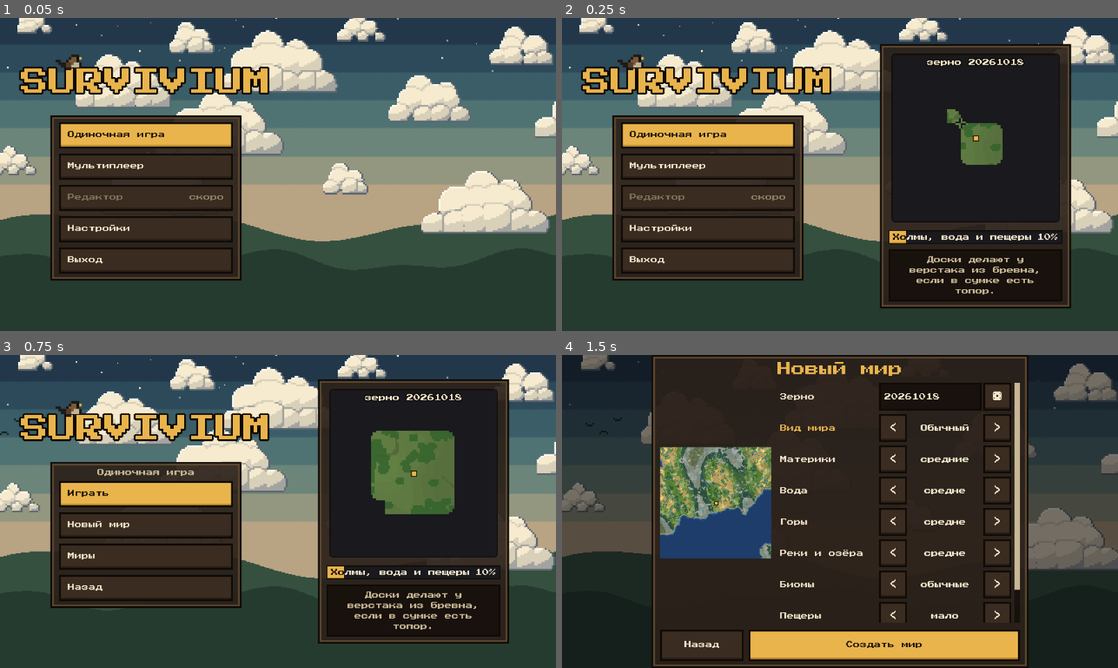
Above: before the commit, frames 1-4 (two rows, left to right).
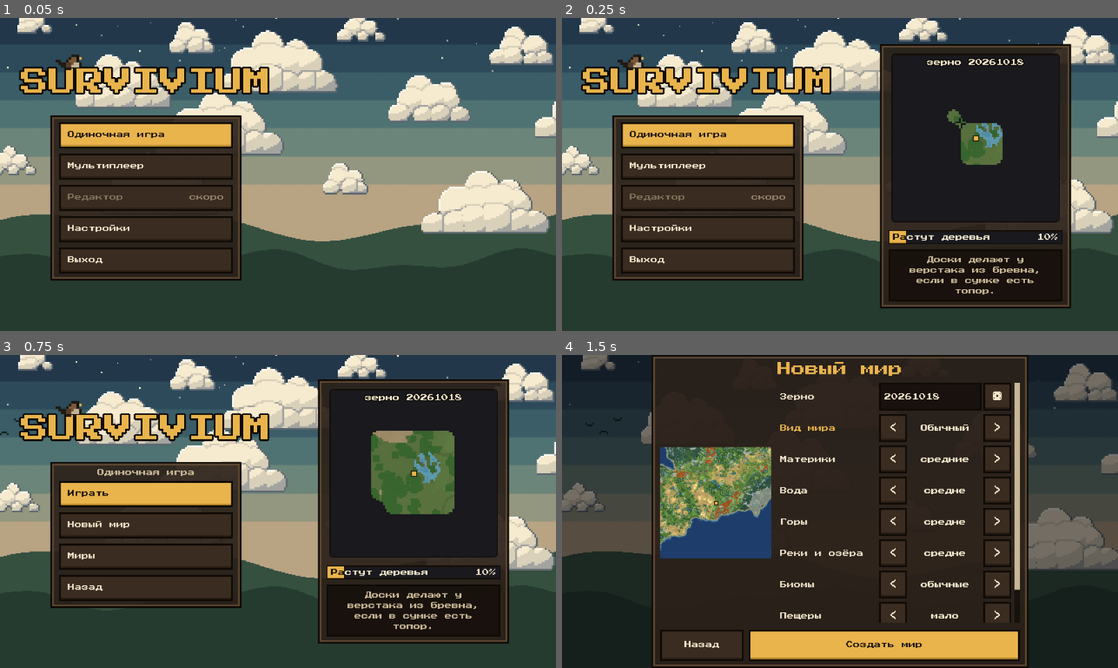
Above: after the commit, the same moments.

Repository: randomboygh/survivium
Game: Godot game, scene res://scenes/main.tscn
Same seed, same stepped clock (60 frames per second), same inputs: the game is played once before the commit and once after it.
Inputs (mouse positions are in pixels of both pictures, inside the frame that each line leads up to):
- Up to frame 1 (0.05 s): no input
- Up to frame 2 (0.25 s): no input
- Up to frame 3 (0.75 s): tap Enter at 0.5 s; move the mouse to (400, 495) at 0.52 s; hold D from 0.53 s (still down); tap 1 at 0.6 s; click (400, 495) at 0.67 s
- Up to frame 4 (1.5 s): tap Space at 0.77, 1.07 s; release D at 1.25 s; click "Новый мир" at 1.25 s

Frame 1 is identical in both runs. In frame 2, 0.8% of the frame differs, in the area x 59-85%, y 29-72%; in frame 3, 2.3%; in frame 4, 4.1%, in the area x 17-38%, y 29-66%.

Commit message:
Content step 8a: climate zones and the temperate zone's biomes (#275)
* Content step 8a: climate zones and the temperate zone's biomes

New worlds (WorldGen setting climate 1, kept in the world like relief) take
the warmth of a column mostly from a zone noise 2.5 times slower than the old
warmth noise, which only stirs it by ZONE_SPREAD; hills cool half as fast.
The biomes of one zone lie side by side in patches and the cold zones lie
far from the hot ones. Old worlds keep one warmth noise (climate 0); the
world folder name gains "c1".

Biome records get a `zone` label (polar, north, temperate, steppe, hot,
tropic, mountain). New bundles: biomes/maple_wood (red maples among green
ones, lime and oak), biomes/floodplain (willows and poplars by water) and
plants/red_maple (a maple with a crimson crown all year).

tools/map.gd takes WorldGen settings; shots maple-wood and floodplain. The
generation test asks only for the species the taiga and the forest name by a
tenth or more: the rare ones may miss the strips' few dozen trees.

Co-Authored-By: Claude Opus 5.5 <noreply@anthropic.com>
Claude-Session: https://claude.ai/code/session_01RowsXxqtRxuhXWQ5ohBR6H

* Tell the recipes one look teaches in one line, and add craft cells two a refresh

Learning a dozen recipes at once (the first cord) made a toast and a craft
cell each in one frame; frame_test's cord crafting went over budget.

Co-Authored-By: Claude Opus 5.5 <noreply@anthropic.com>
Claude-Session: https://claude.ai/code/session_01RowsXxqtRxuhXWQ5ohBR6H

---------

Co-authored-by: Claude <noreply@anthropic.com>

Diff:
--- a/src/client/settings.gd
+++ b/src/client/settings.gd
@@ -96,6 +96,9 @@
 	# New worlds have ranges, gorges, mesas and canyons (WorldGen relief 1); worlds made
 	# before keep their domes and terraces (0). Not on «Новый мир».
 	"world_relief": 1,
+	# New worlds have climate zones (WorldGen climate 1); worlds made before keep one
+	# warmth noise (0). Not on «Новый мир».
+	"world_climate": 1,
 	## The bundles (or whole mods) a new world is made without, comma-separated ids
 	## (everything found is on).
 	"world_mods_off": "",
@@ -217,10 +220,11 @@
 	save()
 
 
-## The world settings for WorldGen: size, water, mountains, rivers, biomes, caves, relief.
+## The world settings for WorldGen: size, water, mountains, rivers, biomes, caves, relief,
+## climate.
 func world_options() -> Dictionary:
 	var out := {}
-	for k in ["size", "water", "mountains", "rivers", "biomes", "caves", "relief"]:
+	for k in ["size", "water", "mountains", "rivers", "biomes", "caves", "relief", "climate"]:
 		out[k] = values["world_" + k]
 	return out
 
--- a/src/client/ui/craft_panel.gd
+++ b/src/client/ui/craft_panel.gd
@@ -29,6 +29,8 @@
 const Protocol := preload("res://src/shared/net/protocol.gd")
 
 const COLUMNS := 8
+## The most cells of recipes made in one refresh (see refresh_now).
+const NEW_CELLS := 2
 ## The rows of recipes shown whole before the list scrolls.
 const ROWS := 4
 const JOB_SLOT := 24
@@ -285,8 +287,15 @@
 	_empty.visible = known.is_empty()
 	_scroll.visible = not known.is_empty()
 	var shown := []
+	var made := 0
 	for r: Dictionary in known:
 		if not _cells.has(r.id):
+			# Many recipes learnt at once (a cord makes a dozen known): their cells come
+			# a few a frame, as each reads its picture from the disk.
+			if made >= NEW_CELLS:
+				_dirty = true
+				continue
+			made += 1
 			var cell = HotbarSlot.new(slot)
 			cell.texture = ItemIcons.of_item(r.makes)
 			cell.number = "×%d" % r.count if r.count > 1 else ""
@@ -296,8 +305,10 @@
 			_cells[r.id] = cell
 		var cell = _cells[r.id]
 		cell.custom_minimum_size = Vector2(slot, slot)
-		# In the order of the data files.
-		_grid.move_child(cell, known.find(r))
+		# In the order of the data files (a move sorts the grid again: only when needed).
+		var at := mini(known.find(r), _grid.get_child_count() - 1)
+		if cell.get_index() != at:
+			_grid.move_child(cell, at)
 		cell.visible = _tabs.chosen == "" or Items.category(r.makes) == _tabs.chosen
 		cell.modulate = Color.WHITE if Crafting.why_not(r, inv, stations) == "" else Color(1, 1, 1, 0.45)
 		if cell.visible:
--- a/src/shared/content/content.gd
+++ b/src/shared/content/content.gd
@@ -208,6 +208,9 @@
 	},
 	"biomes": {
 		"where": {"type": "enum", "values": ["climate", "sea", "beach", "rock", "plateau", "swamp"], "default": "climate"},
+		# The climate zone the biome belongs to (with climate 1 a zone's biomes lie side by
+		# side): a label for the map, the reports and the test world, not a rule.
+		"zone": {"type": "enum", "values": ["", "polar", "north", "temperate", "steppe", "hot", "tropic", "mountain"], "default": ""},
 		"warmth": {"type": "list", "of": "float", "len": 2, "min": 0.0, "max": 1.0, "default": [0.0, 1.0]},
 		"moisture": {"type": "list", "of": "float", "len": 2, "min": 0.0, "max": 1.0, "default": [0.0, 1.0]},
 		"top": {"type": "enum", "values": ["grass", "dirt", "stone", "sand", "clay"], "default": "grass"},
--- a/src/shared/game/knowledge.gd
+++ b/src/shared/game/knowledge.gd
@@ -8,6 +8,8 @@
 
 ## A recipe became known: its id.
 signal learned(recipe: String)
+## The recipes one look at the bag made known, after their `learned` each.
+signal learned_all(recipes: PackedStringArray)
 
 ## Item ids that have been in the bag -> true.
 var seen := {}
@@ -25,11 +27,15 @@
 			fresh = true
 	if not fresh:
 		return
+	var ids: PackedStringArray = []
 	for r in Crafting.RECIPES:
 		if not _known.has(r.id) and Crafting.is_known(r, seen):
 			_known[r.id] = true
 			if announce:
 				learned.emit(r.id)
+				ids.append(r.id)
+	if not ids.is_empty():
+		learned_all.emit(ids)
 
 
 func knows(r: Dictionary) -> bool:
--- a/src/shared/game/workshop.gd
+++ b/src/shared/game/workshop.gd
@@ -47,7 +47,7 @@
 	# Methods, not lambdas: a lambda would keep the workshop, and the world through
 	# `placed`, alive by its own signals after the scene is gone.
 	who.inventory.changed.connect(_on_bag_changed)
-	knowledge.learned.connect(_on_learned)
+	knowledge.learned_all.connect(_on_learned)
 	queue.changed.connect(_on_queue_changed)
 
 
@@ -55,9 +55,22 @@
 	knowledge.look_at(who.inventory)
 
 
-func _on_learned(id: String) -> void:
-	who.say("Новый рецепт: %s" % Crafting.get_recipe(id).title)
+## One line for what one look at the bag taught, however much: a cord teaches a dozen
+## recipes, and a line each would fill the screen and cost a frame.
+func _on_learned(ids: PackedStringArray) -> void:
+	who.say(learned_line(ids))
 	changed.emit()
+
+
+## "Новый рецепт: X", or for more "Новые рецепты: X, Y и ещё N".
+static func learned_line(ids: PackedStringArray) -> String:
+	if ids.size() == 1:
+		return "Новый рецепт: %s" % Crafting.get_recipe(ids[0]).title
+	var names := []
+	for i in mini(ids.size(), 2):
+		names.append(Crafting.get_recipe(ids[i]).title)
+	var line := "Новые рецепты: %s" % ", ".join(names)
+	return line + (" и ещё %d" % (ids.size() - 2) if ids.size() > 2 else "")
 
 
 func _on_queue_changed() -> void:
--- a/src/shared/world/land_layout.gd
+++ b/src/shared/world/land_layout.gd
@@ -43,9 +43,12 @@
 ## the ground, how many mouths open to them and how many are cut into mountain sides;
 ## relief: how mountains and plateaus are shaped, 0 domes and flat terraces, 1 ranges
 ## with gorges where it is cool and wet, mesas with canyons where it is hot and dry
-## (see _ranges_and_mesas). Here caves is 1 and relief 0, what worlds made before those
-## settings have; «Новый мир» makes caves 0 and relief 1.
-const DEFAULT_SETTINGS := {"size": 1, "water": 1, "mountains": 1, "rivers": 1, "biomes": 1, "caves": 1, "relief": 0}
+## (see _ranges_and_mesas); climate: 0 warmth from one noise, so any climate can lie
+## next to any other, 1 in zones (see ZONE_SPREAD). Here caves is 1, relief and climate
+## 0, what worlds made before those settings have; «Новый мир» makes caves 0, relief and
+## climate 1.
+const DEFAULT_SETTINGS := {"size": 1, "water": 1, "mountains": 1, "rivers": 1, "biomes": 1, "caves": 1, "relief": 0,
+	"climate": 0}
 const SIZE_SCALE := [0.4, 1.0, 2.2]
 const WATER_SHARE := [0.25, 0.4, 0.58]
 ## Where the mountain noise starts and ends raising mountains.
@@ -53,6 +56,12 @@
 const RIVER_FROM := [0.1, -0.1, -0.3]
 const LAKE_FROM := [0.66, 0.55, 0.45]
 const BIOME_SCALE := [0.5, 1.0, 2.0]
+## Climate 1: the warmth of a column is mostly that of its zone, a noise this many times
+## slower than the old warmth's, and the old warmth noise only stirs it by ZONE_SPREAD,
+## so the biomes of one zone (the tundra by the taiga, the steppe by the desert) lie
+## side by side in patches and the zones follow one another, the cold far from the hot.
+const ZONE_SLOWER := 2.5
+const ZONE_SPREAD := 0.18
 ## Caves by the caves setting: the 3D noise level above which the ground is hollow
 ## (under a cave mouth and elsewhere; about 4%, 7.5% and 11% of the ground away from
 ## mouths), the level of the mouths noise above which a cave mouth opens, and the
@@ -180,6 +189,9 @@
 var n_gorge: FastNoiseLite
 var n_crag: FastNoiseLite
 var n_ores: FastNoiseLite
+## Climate 1 only: the zones' warmth, and where it lies in window_noises (-1 without).
+var n_zone: FastNoiseLite
+var zone_grid := -1
 ## The slow noises sampled on the lattice: continents, rivers (along its zero lines)
 ## and lakes (over its high spots).
 var n_land: FastNoiseLite
@@ -226,6 +238,11 @@
 		n_forest, n_gully, n_mouths, n_pools, n_temp, n_moist, n_swamp, n_flow, n_dunes, n_roll, n_peak]
 	if settings.relief >= 1:
 		window_noises.append_array([n_range, n_gorge, n_crag])
+	zone_grid = -1
+	if settings.get("climate", 0) >= 1:
+		n_zone = _noise(28, 0.0005 / biomes / ZONE_SLOWER, 1)
+		zone_grid = window_noises.size()
+		window_noises.append(n_zone)
 
 
 func _noise(salt: int, freq: float, octaves: int) -> FastNoiseLite:
@@ -582,6 +599,17 @@
 	return [land, kind, 0.0, 0.0, cut]
 
 
+## The warmth bytes of climate 1: the zone's warmth `zone`, stirred by ZONE_SPREAD of the
+## local warmth `local`.
+static func _zoned(zone: PackedByteArray, local: PackedByteArray) -> PackedByteArray:
+	var out := PackedByteArray()
+	out.resize(zone.size())
+	for j in zone.size():
+		var v := (zone[j] - 128) * (1.0 - ZONE_SPREAD) + (local[j] - 128) * ZONE_SPREAD
+		out[j] = clampi(roundi(128 + v), 0, 255)
+	return out
+
+
 ## How many levels above the sea a river runs where it has climbed `climb` levels up a
 ## mountain: in steps of FALL_STEP, each first a rapid of one level and then a
 ## waterfall of the rest.
@@ -608,6 +636,12 @@
 	var mouths: PackedByteArray = grids[10]
 	var pools: PackedByteArray = grids[11]
 	var temp: PackedByteArray = grids[12]
+	# How much colder a level up is: in zones, half as much, so the hills of a hot zone
+	# are not tundra.
+	var cooling := 0.006
+	if zone_grid >= 0:
+		temp = _zoned(grids[zone_grid], temp)
+		cooling = 0.003
 	var moist: PackedByteArray = grids[13]
 	var swamp: PackedByteArray = grids[14]
 	var flow: PackedByteArray = grids[15]
@@ -760,7 +794,7 @@
 			near = minf(near, river[j])
 		var wet := clampi(int(near / 16.0), 0, 15)
 		# Climate: warmth from the slow noise, colder up the hills; wetter near water.
-		var t := clampf(0.5 + (temp[j] / 255.0 - 0.5) * 1.6, 0.0, 1.0) - (height - sea) * 0.006
+		var t := clampf(0.5 + (temp[j] / 255.0 - 0.5) * 1.6, 0.0, 1.0) - (height - sea) * cooling
 		var m := (moist[j] / 255.0) * 0.6 + 0.4 - mini(wet, 5) * 0.04
 		# Ravines: narrow winding cuts along a noise's zero line, four to six cells
 		# deep, through the dry hot lowland and the rolling hills only.
--- a/src/shared/world/world_store.gd
+++ b/src/shared/world/world_store.gd
@@ -48,7 +48,8 @@
 
 ## The directory of the world of `seed_value` and WorldGen `options`: the seed and one
 ## digit per setting (size, water, mountains, rivers, biomes, then caves unless 1 and
-## "r" and the relief unless 0, as worlds made before those settings have); the test
+## "r" and the relief and "c" and the climate unless 0, as worlds made before those
+## settings have); the test
 ## world is "test".
 static func world_dir(seed_value: int, options: Dictionary) -> String:
 	if seed_value == TestGround.SEED:
@@ -60,6 +61,8 @@
 		digits += str(int(options.caves))
 	if int(options.get("relief", 0)) != 0:
 		digits += "r%d" % int(options.relief)
+	if int(options.get("climate", 0)) != 0:
+		digits += "c%d" % int(options.climate)
 	return "%s/%d-%s" % [root, seed_value, digits]
 
 
@@ -95,8 +98,8 @@
 			continue
 		var settings := {}
 		var saved_settings: Dictionary = meta.get("settings", {})
-		for k in ["size", "water", "mountains", "rivers", "biomes", "caves", "relief"]:
-			settings[k] = int(saved_settings.get(k, 0 if k == "relief" else 1))
+		for k in ["size", "water", "mountains", "rivers", "biomes", "caves", "relief", "climate"]:
+			settings[k] = int(saved_settings.get(k, 0 if k in ["relief", "climate"] else 1))
 		var mods: Array = Array(meta.get("mods", [])).filter(func(m) -> bool: return m is String)
 		out.append({"dir": "%s/%s" % [root, name], "seed": int(meta.seed), "settings": settings, "mods": mods,
 			"day": int(meta.get("sky", {}).get("day", 1)), "saved": str(meta.get("saved", "")),
--- a/tests/frame_test.gd
+++ b/tests/frame_test.gd
@@ -348,6 +348,9 @@
 	inv.add("resources:flint", 1)
 	main.hud.toggle_bag()
 	bag.show_tab("craft")
+	# The tab's first layout is the opening's cost, not the crafting's.
+	for k in 2:
+		await process_frame
 	for id in ["materials:cord", "tools:workbench"]:
 		var r := Crafting.get_recipe(id)
 		var n: int = shop.start(r, 3 if id == "materials:cord" else 1)
--- a/tests/unit/bundle_system_test.gd
+++ b/tests/unit/bundle_system_test.gd
@@ -142,7 +142,8 @@
 	for n in 2:
 		seeds += Crafting.outputs(scutch, n).get("_ex:flax_seed", 0)
 	_check(who.inventory.count("resources:fiber") == 4 and who.inventory.count("_ex:flax_seed") == seeds
-		and who.said.has("Новый рецепт: Ткань") and who.said.has("Новый рецепт: Ткань руками"),
+		and shop.knowledge.knows(Crafting.get_recipe("_ex:cloth")) and shop.knowledge.knows(Crafting.get_recipe("_ex:cloth_by_hand"))
+		and " | ".join(who.said).contains("Новые рецепты: "),
 		"into four fibres and the seeds that fall out, and fibre in the bag teaches both recipes of cloth: %s" % [who.said])
 	who.inventory.add("resources:flint", 2)
 	who.inventory.add("resources:branch", 8)
--- a/tests/unit/content_test.gd
+++ b/tests/unit/content_test.gd
@@ -144,7 +144,7 @@
 		and Content.mod_of("animals/wolf") == "animals" and Content.mod_of("music") == "music" and not "sounds" in all,
 		"a mod's bundles are its folders with a bundle.yaml, a mod without them is one bundle: %s" % [all])
 	_check(Mods.title("animals/wolf") == "Волк" and Mods.title("plants/oak") == "Дуб" and Mods.title("music") == "Музыка" and Mods.title("tools/kiln") == "Печь для обжига"
-		and Mods.mod_title("plants") == "Растения" and Mods.bundles("animals").size() == 17 and Mods.bundles("plants").size() == 31
+		and Mods.mod_title("plants") == "Растения" and Mods.bundles("animals").size() == 17 and Mods.bundles("plants").size() == 32
 		and Mods.bundles("resources") == ["resources/fiber", "resources/soil", "resources/stone", "resources/wood"]
 		and Mods.bundles("materials").size() == 14 and Mods.bundles("tools").size() == 25 and Mods.bundles("sounds") == ["sounds/nature", "sounds/player", "sounds/ui"], "bundles have titles")
 	var after_needs := Content.loaded.size() == all.size()
@@ -164,7 +164,7 @@
 	_check(Mods.expand(["core", "birds", "plants", "animals/wolf", "nobody"]) == ["core", "animals/sparrow", "animals/wolf"] + Mods.bundles("plants"),
 		"a list of mods and bundles expands to bundles, a renamed mod to what it became: %s" % [Mods.expand(["core", "birds", "plants", "animals/wolf", "nobody"])])
 	_check(Mods.summary(["core", "animals/wolf"] + Mods.bundles("plants")) == "Животные (1 из 17), Растения" and Mods.summary(["core"]) == "только основа"
-		and Mods.summary(["core", "plants/oak"]) == "Растения (1 из 31)", "a set is summed up by mods")
+		and Mods.summary(["core", "plants/oak"]) == "Растения (1 из 32)", "a set is summed up by mods")
 	var before := Content.BUNDLES.duplicate()
 	for m in ["_a", "_b", "_c", "_d"]:
 		DirAccess.make_dir_recursive_absolute("res://content/%s/data" % m)
@@ -241,7 +241,8 @@
 	Mods.activate(before)
 	var forest := Biomes.named("forest")
 	var taiga := Biomes.named("taiga")
-	_check(Biomes.pick(0.5, 0.5) == Biomes.named("meadow") and Biomes.pick(0.5, 0.8) == forest and Biomes.pick(0.25, 0.6) == taiga
+	_check(Biomes.pick(0.5, 0.5) == Biomes.named("meadow") and Biomes.pick(0.7, 0.75) == forest
+		and Biomes.pick(0.5, 0.7) == Biomes.named("maple_wood") and Biomes.pick(0.5, 0.9) == Biomes.named("floodplain") and Biomes.pick(0.25, 0.6) == taiga
 		and Biomes.pick(0.1, 0.9) == Biomes.named("tundra") and Biomes.pick(0.8, 0.3) == Biomes.named("desert") and Biomes.SWAMP >= 0 and Biomes.ROCK >= 0
 		and Biomes.pick(0.4, 0.4) == Biomes.named("pine_wood") and Biomes.pick(0.45, 0.6) == Biomes.named("birch_grove")
 		and Biomes.pick(0.6, 0.2) == Biomes.named("steppe"),
@@ -588,6 +589,10 @@
 	inv.add("resources:fiber", 7)
 	knows.look_at(inv)
 	_check(knows.knows(cord) and heard == ["materials:cord"], "a recipe is learned when its materials have been in the bag")
+	_check(Workshop.learned_line(PackedStringArray(["materials:cord"])) == "Новый рецепт: Верёвка"
+		and Workshop.learned_line(PackedStringArray(["materials:cord", "tools:workbench", "resources:campfire", "tools:torch"])).begins_with("Новые рецепты: Верёвка, ")
+		and Workshop.learned_line(PackedStringArray(["materials:cord", "tools:workbench", "resources:campfire", "tools:torch"])).ends_with(" и ещё 2"),
+		"what one look teaches is told in one line, two names and how many more")
 	var copy := Knowledge.new()
 	copy.from_dict(JSON.parse_string(JSON.stringify(knows.to_dict())))
 	_check(copy.knows(cord) and copy.seen.has("resources:fiber"), "knowledge survives a save")
--- a/tests/unit/generation_test.gd
+++ b/tests/unit/generation_test.gd
@@ -300,9 +300,10 @@
 		kinds[w.trees[at]] = true
 		trunks = trunks and w.log_col(at.x, at.y) != 0
 	_check(not w.trees.is_empty() and trunks, "every noted tree has a trunk")
-	_check(_named("trees", Trees.SPECIES, ["biomes:taiga", "biomes:forest"]).all(func(k: int) -> bool: return kinds.has(k))
+	# The rare ones (a share of a few hundredths) may miss the few dozen trees of the strips.
+	_check(_named("trees", Trees.SPECIES, ["biomes:taiga", "biomes:forest"], 0.1).all(func(k: int) -> bool: return kinds.has(k))
 		and kinds.keys().all(func(k: int) -> bool: return k in _named("trees", Trees.SPECIES, Biomes.IDS)),
-		"the generator grows every species the taiga and the forest name, and only species some biome names: %s" % [kinds.keys()])
+		"the generator grows every species the taiga and the forest name by a tenth or more, and only species some biome names: %s" % [kinds.keys()])
 	# Crowns of spruces take needle cards, of oaks leaf cards.
 	var rows := {}
 	for key: Vector2i in strips.keys:
@@ -323,10 +324,13 @@
 ## The indices in `list` of the records the `field` shares of biomes `ids` name (a
 ## species no biome grows is not expected in the strips; the strips across the taiga
 ## and the forest cross other biomes too).
-func _named(field: String, list: Array, ids: Array) -> Array:
+func _named(field: String, list: Array, ids: Array, least := 0.0) -> Array:
 	var out := []
 	for id in ids:
-		for key in Biomes.of(Biomes.index(id)).get(field, {}):
+		var shares: Dictionary = Biomes.of(Biomes.index(id)).get(field, {})
+		for key in shares:
+			if shares[key] < least:
+				continue
 			for i in list.size():
 				if list[i].id == key and not i in out:
 					out.append(i)
--- a/tests/unit/store_test.gd
+++ b/tests/unit/store_test.gd
@@ -90,6 +90,7 @@
 	_check(WorldStore.world_dir(42, {"size": 2, "water": 0}) == WorldStore.root + "/42-20111", "a world's directory names its seed and settings")
 	_check(WorldStore.world_dir(42, {"caves": 0}) == WorldStore.root + "/42-111110", "and its caves when they are not as before the setting")
 	_check(WorldStore.world_dir(42, {"caves": 0, "relief": 1}) == WorldStore.root + "/42-111110r1", "and its relief")
+	_check(WorldStore.world_dir(42, {"caves": 0, "relief": 1, "climate": 1}) == WorldStore.root + "/42-111110r1c1", "and its climate")
 	store.erase()
 	_check(not DirAccess.dir_exists_absolute("user://test_saves/save"), "a save is erased")
 
--- a/tools/map.gd
+++ b/tools/map.gd
@@ -1,7 +1,8 @@
 extends SceneTree
 ## Draws the land around the spawn from above to check the generator:
-## godot --headless --path . --script res://tools/map.gd -- <file.png> [cells] [step] [seed] [place]
-## (`place`: centre on the nearest place of a kind instead, see WorldGen.find_place).
+## godot --headless --path . --script res://tools/map.gd -- <file.png> [cells] [step] [seed] [place] [settings]
+## (`place`: centre on the nearest place of a kind instead, see WorldGen.find_place, "-"
+## for the spawn; `settings`: WorldGen settings other than the defaults, "relief=1,climate=1").
 ## With step 1 (the default for up to 512 cells) the chunks are generated and drawn a
 ## pixel per column: ground coloured by its top and shaded by height, a light rim where
 ## it drops (cliffs), a red tint over caves, tree crowns dark green, water darker with
@@ -25,9 +26,13 @@
 	var step: int = int(args[2]) if args.size() > 2 else (1 if cells <= 512 else maxi(1, cells / 1024))
 	var seed_value: int = int(args[3]) if args.size() > 3 else 20261018
 	var t0 := Time.get_ticks_msec()
-	var gen := WorldGen.new(seed_value)
+	var options := {}
+	if args.size() > 5:
+		for kv in args[5].split(","):
+			options[kv.get_slice("=", 0)] = int(kv.get_slice("=", 1))
+	var gen := WorldGen.new(seed_value, 48, options)
 	var at: Vector3i = gen.spawn_guess
-	if args.size() > 4:
+	if args.size() > 4 and args[4] != "-":
 		var p := gen.find_place(args[4], Vector2i(at.x, at.z))
 		at = Vector3i(p.x, 0, p.y)
 	var x0 := at.x - cells / 2
--- a/tools/shot/shots.gd
+++ b/tools/shot/shots.gd
@@ -175,6 +175,9 @@
 	"forest-autumn": {"time": 0.42, "season": 2, "forest": true},
 	"forest-winter": {"time": 0.45, "season": 3, "forest": true},
 	"river": {"time": 0.42, "season": 1, "place": "river"},
+	# The biomes of the temperate zone of new worlds: red maples, willows and poplars by water.
+	"maple-wood": {"time": 0.42, "season": 1, "place": "maple_wood"},
+	"floodplain": {"time": 0.42, "season": 1, "place": "floodplain"},
 	"canyon": {"time": 0.42, "season": 1, "place": "canyon"},
 	# Relief 1 (new worlds): a gorge across a range, a mesa with banded walls, a canyon
 	# through mesas in steps, a stone tor; the camera tilted low to show the walls.
Not shown, changed: content/biomes/beach/data/biomes.yaml
Not shown, changed: content/biomes/birch_grove/data/biomes.yaml
Not shown, changed: content/biomes/desert/data/biomes.yaml
Not shown, added: content/biomes/floodplain/bundle.yaml
Not shown, added: content/biomes/floodplain/data/biomes.yaml
Not shown, changed: content/biomes/forest/data/biomes.yaml
Not shown, added: content/biomes/maple_wood/bundle.yaml
Not shown, added: content/biomes/maple_wood/data/biomes.yaml
Not shown, changed: content/biomes/meadow/data/biomes.yaml
Not shown, changed: content/biomes/pine_wood/data/biomes.yaml
Not shown, changed: content/biomes/plateau/data/biomes.yaml
Not shown, changed: content/biomes/rock/data/biomes.yaml
(and 12 more such lines)
